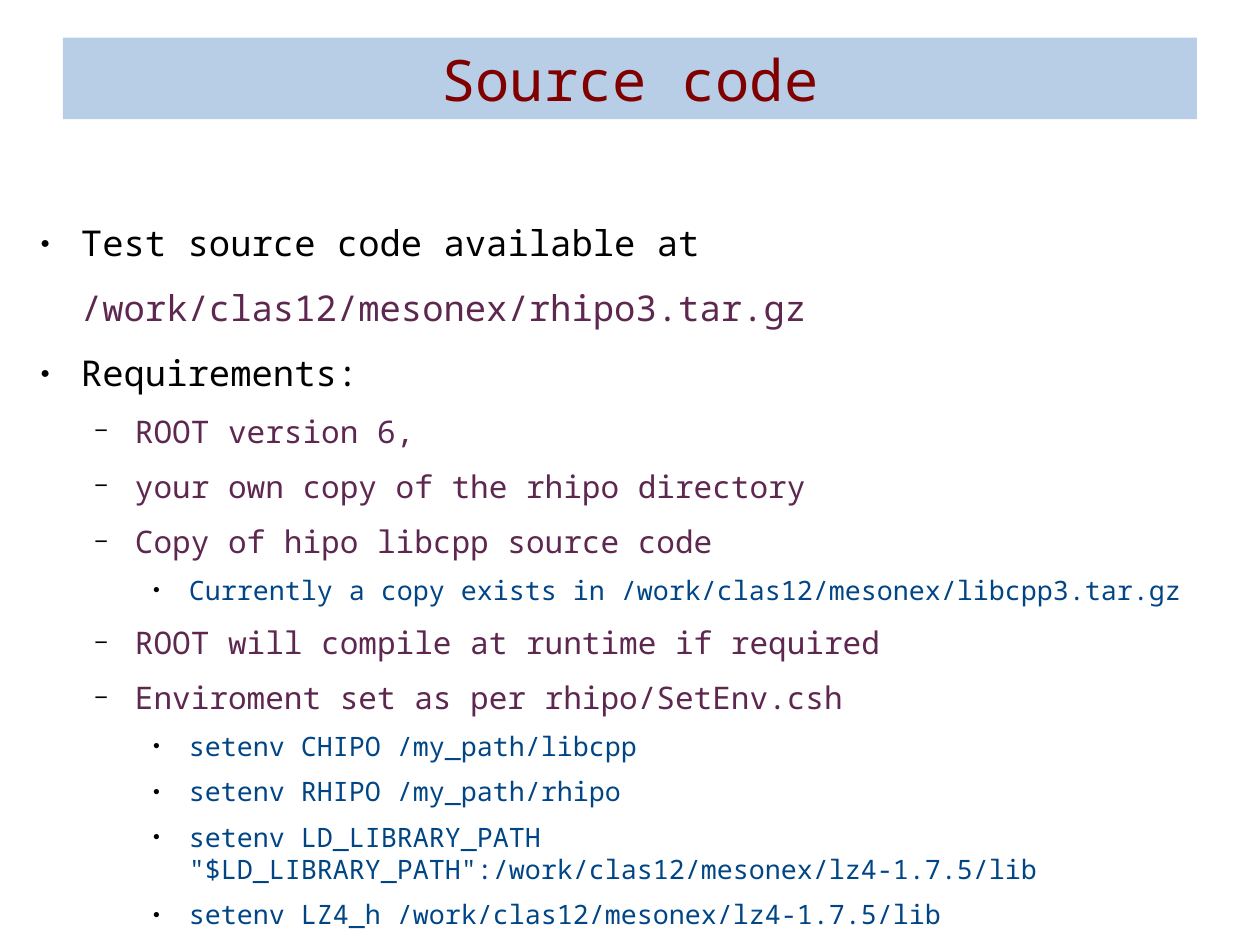
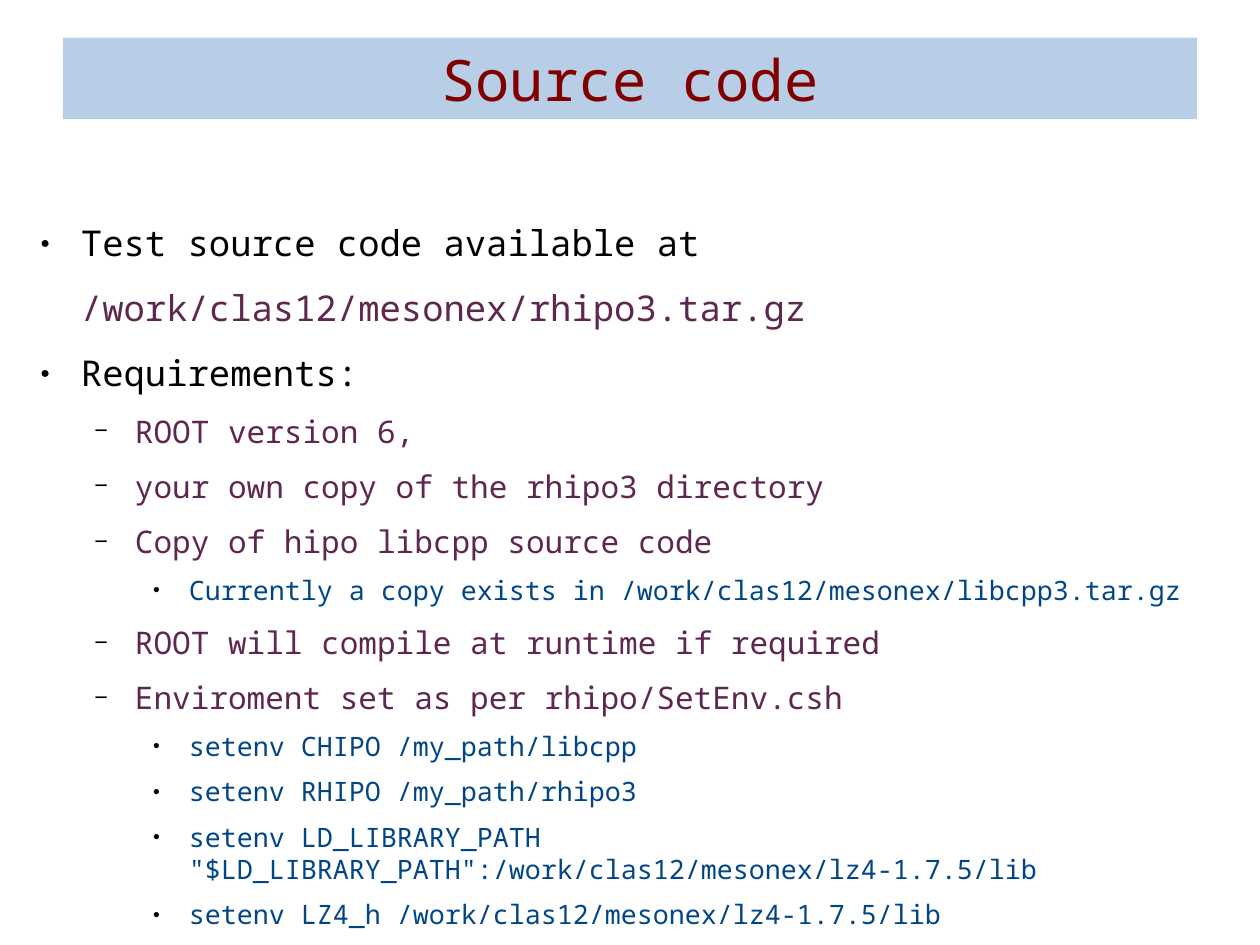
Before and after one commit to mj-will/HASPECT6, a slide deck: slide 1 of ExtraPackages/rhipo3/HIPO3ROOT.odp. Drawn at 1260x945 pixels with LibreOffice and Linux fonts; fonts in the diff are those of the drawing. Boxes give left, top, right and bottom in pixels: in the first picture for what was removed or moved away, otherwise in the second. Text is boxed around its words. In the diff, an @@ line names an element or a change of style, - is before the commit and + after.

Commit message:
Add getLong to rhipo3

```diff
--- a/ExtraPackages/rhipo3/HIPO3ROOT.odp
+++ b/ExtraPackages/rhipo3/HIPO3ROOT.odp
@@ text at [135,474,824,506]: text changed @@
-  − your own copy of the rhipo directory
+  − your own copy of the rhipo3 directory
@@ text at [189,780,637,808]: text changed @@
-    ● setenv RHIPO /my_path/rhipo
+    ● setenv RHIPO /my_path/rhipo3
```
Also in this commit, not shown: 5 other files.
